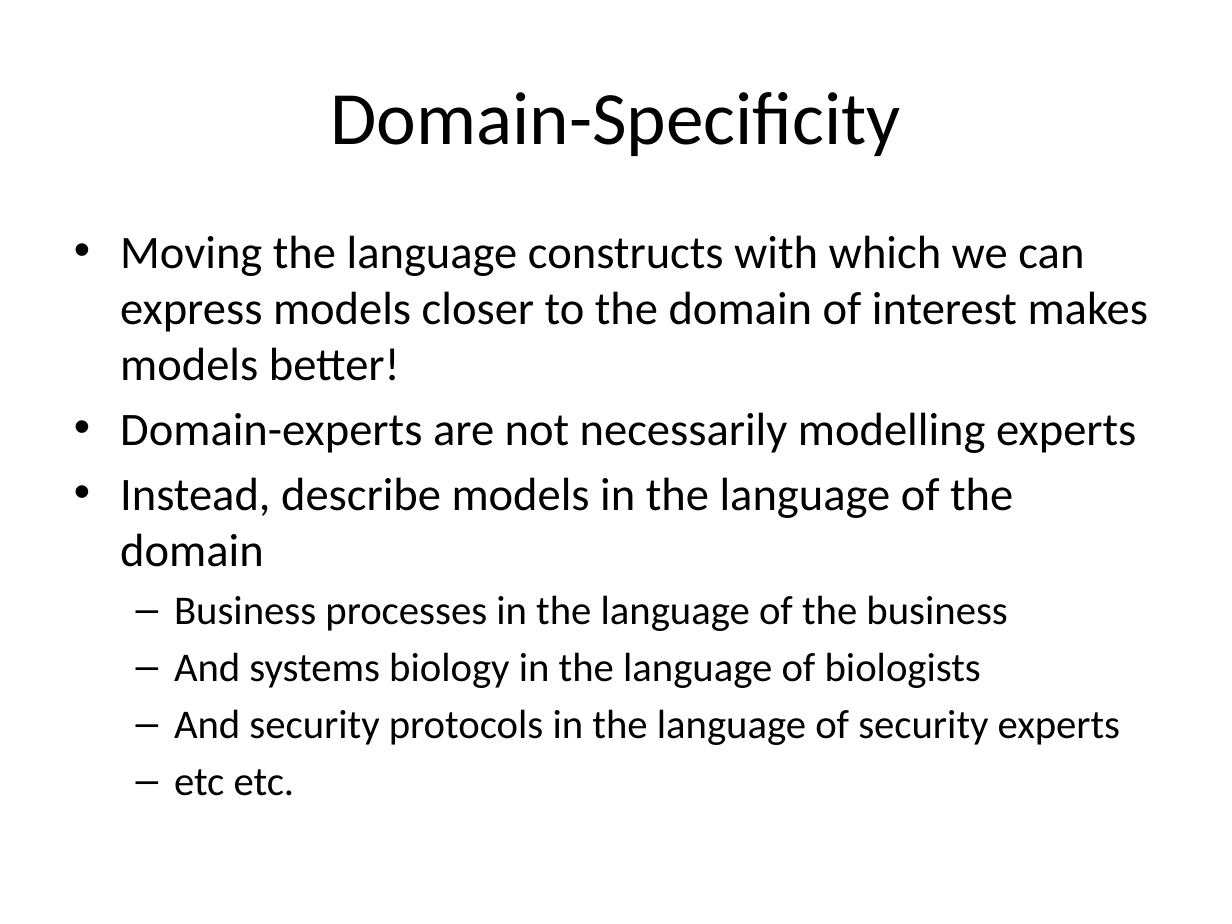
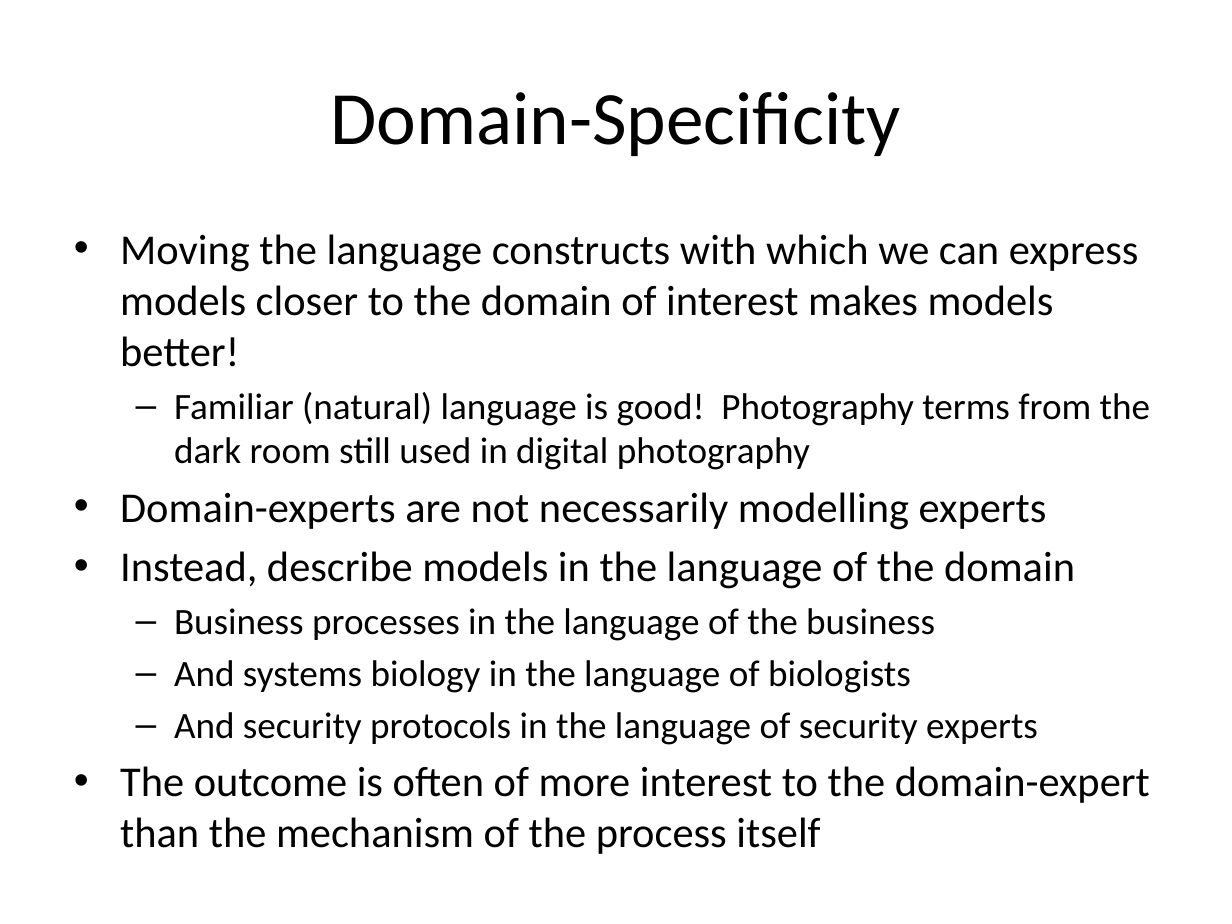
Before and after one commit to gian/defense, a slide deck: slide 20 of PhDDefense.pptx (slide 17 before the commit). Drawn at 1232x924 pixels with LibreOffice and Linux fonts; fonts in the diff are those of the drawing. Boxes give left, top, right and bottom in pixels: in the first picture for what was removed or moved away, otherwise in the second. Text is boxed around its words. In the diff, an @@ line names an element or a change of style, - is before the commit and + after.

```diff
--- a/PhDDefense.pptx
+++ b/PhDDefense.pptx
@@ text at (120, 234, 1139, 745): size 27.2 to 24.8 pt in "Moving the language constructs with which we ...", "Domain-experts are not necessarily modelling experts", "Instead, describe models in the language of ..."; size 23.8 to 21.7 pt in "Business processes in the language of the ...", "And systems biology in the language of ...", "And security protocols in the language of ..." @@
@@ text at (174, 392, 1150, 470): paragraph added @@
+  – Familiar (natural) language is good! Photography terms from the dark room still used in digital photography
@@ text at (120, 766, 1150, 803): text changed; size 23.8 to 24.8 pt @@
-  – etc etc.
+• The outcome is often of more interest to the domain-expert than the mechanism of the process itself
```
Also in this commit, not shown: 6 other slides changed, 37 slides added.
